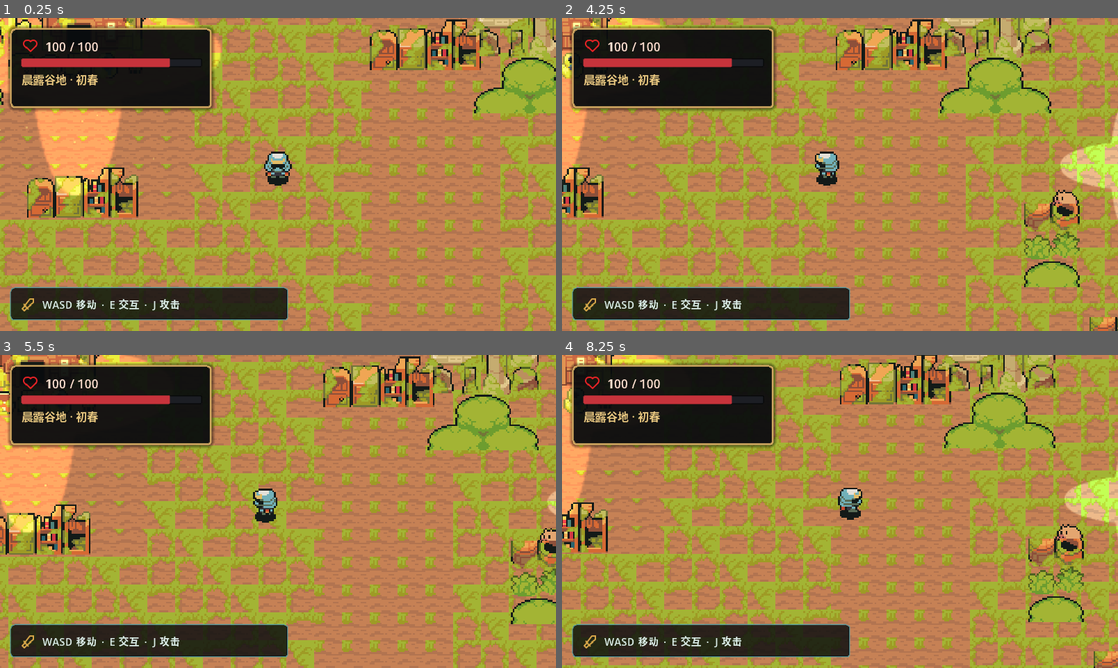
Above: before the commit, frames 1-4 (two rows, left to right).
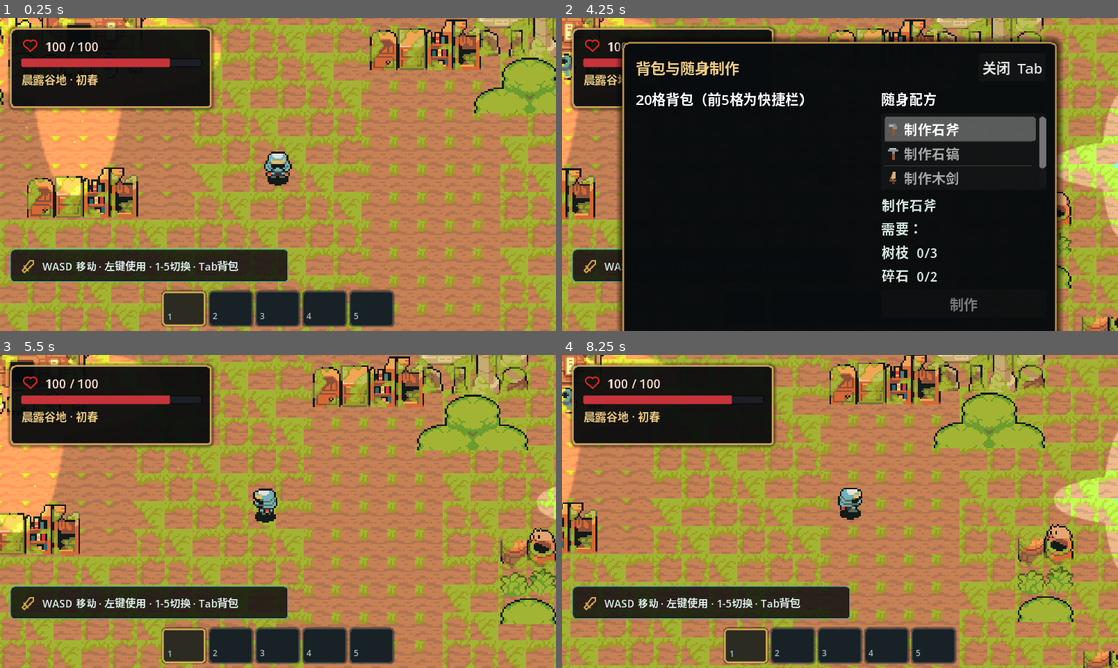
Above: after the commit, the same moments.

Repository: smple15981/mygames
Game: Godot game, scene res://scenes/bootstrap/main.tscn
Same seed, same stepped clock (60 frames per second), same inputs: the game is played once before the commit and once after it.
Inputs (mouse positions are in pixels of both pictures, inside the frame that each line leads up to):
- Up to frame 1 (0.25 s): no input
- Up to frame 2 (4.25 s): tap Enter at 0.5 s; move the mouse to (962, 158) at 0.52 s; press the mouse at (962, 158) at 0.53 s; hold D (move_right) 0.53-1.28 s; move the mouse to (728, 190) at 1.27 s; release the mouse at (728, 190) at 1.28 s; hold S (move_down) 1.28-2.03 s; click (728, 190) at 1.35 s; move the mouse to (895, 105) at 2.02 s; press the mouse at (895, 105) at 2.03 s; hold D (move_right) 2.03-2.78 s; move the mouse to (812, 237) at 2.77 s; release the mouse at (812, 237) at 2.78 s; hold W (move_up) 2.78-3.53 s; click (812, 237) at 2.85 s; move the mouse to (1006, 221) at 3.52 s; press the mouse at (1006, 221) at 3.53 s; hold A (move_left) from 3.53 s (still down); tap Backspace (inventory) at 4.15 s
- Up to frame 3 (5.5 s): release A (move_left) at 4.25 s; release the mouse at (444, 558) at 4.25 s; click (450, 405) at 4.25 s, where only the run after the commit has a clickable "关闭 Tab"; move the mouse to (111, 464) at 5.02 s; hold A (move_left) from 5.03 s (still down); click (111, 464) at 5.1 s
- Up to frame 4 (8.25 s): move the mouse to (867, 511) at 5.77 s; release A (move_left) at 5.78 s; press the mouse at (867, 511) at 5.78 s; hold S (move_down) 5.78-6.53 s; move the mouse to (756, 433) at 6.52 s; release the mouse at (756, 433) at 6.53 s; hold D (move_right) 6.53-7.28 s; click (756, 433) at 6.6 s; move the mouse to (962, 495) at 7.27 s; press the mouse at (962, 495) at 7.28 s; hold W (move_up) 7.28-8.03 s; move the mouse to (728, 527) at 8.02 s; release the mouse at (728, 527) at 8.03 s; hold D (move_right) from 8.03 s (still down); click (728, 527) at 8.1 s

The runs differ from the first frame. In frame 1, 12% of the frame differs, in the area x 1-71%, y 73-99%; in frame 2, 82%, in the area x 0-100%, y 0-100%; in frame 3, 45%; in frame 4, 47%.
Error after the commit: Invalid assignment of property or key 'icon_max_width' with value of type 'int' on a base object of type 'Button'. (res://scripts/ui/inventory_ui.gd:98)

Commit message:
feat: add quickbar inventory and portable crafting UI

Diff:
--- /dev/null
+++ b/scenes/ui/hotbar_ui.tscn
@@ -0,0 +1,23 @@
+[gd_scene load_steps=2 format=3]
+
+[ext_resource type="Script" path="res://scripts/ui/hotbar_ui.gd" id="1"]
+
+[node name="HotbarUI" type="Control"]
+layout_mode = 3
+anchors_preset = 0
+offset_left = 185.0
+offset_top = 314.0
+offset_right = 455.0
+offset_bottom = 354.0
+mouse_filter = 2
+script = ExtResource("1")
+
+[node name="Slots" type="HBoxContainer" parent="."]
+layout_mode = 1
+anchors_preset = 15
+anchor_right = 1.0
+anchor_bottom = 1.0
+grow_horizontal = 2
+grow_vertical = 2
+theme_override_constants/separation = 4
+alignment = 1
--- /dev/null
+++ b/scenes/ui/inventory_ui.tscn
@@ -0,0 +1,105 @@
+[gd_scene load_steps=3 format=3]
+
+[ext_resource type="Script" path="res://scripts/ui/inventory_ui.gd" id="1"]
+
+[sub_resource type="StyleBoxFlat" id="Panel_inventory"]
+bg_color = Color(0.035, 0.047, 0.055, 0.97)
+border_width_left = 2
+border_width_top = 2
+border_width_right = 2
+border_width_bottom = 2
+border_color = Color(0.75, 0.58, 0.3, 1)
+corner_radius_top_left = 6
+corner_radius_top_right = 6
+corner_radius_bottom_right = 6
+corner_radius_bottom_left = 6
+shadow_color = Color(0, 0, 0, 0.65)
+shadow_size = 8
+
+[node name="InventoryUI" type="PanelContainer"]
+process_mode = 3
+visible = false
+offset_left = 70.0
+offset_top = 28.0
+offset_right = 570.0
+offset_bottom = 332.0
+theme_override_styles/panel = SubResource("Panel_inventory")
+script = ExtResource("1")
+
+[node name="Margin" type="MarginContainer" parent="."]
+layout_mode = 2
+theme_override_constants/margin_left = 12
+theme_override_constants/margin_top = 10
+theme_override_constants/margin_right = 12
+theme_override_constants/margin_bottom = 10
+
+[node name="Column" type="VBoxContainer" parent="Margin"]
+layout_mode = 2
+theme_override_constants/separation = 8
+
+[node name="Header" type="HBoxContainer" parent="Margin/Column"]
+layout_mode = 2
+
+[node name="Title" type="Label" parent="Margin/Column/Header"]
+layout_mode = 2
+theme_override_colors/font_color = Color(0.94, 0.8, 0.51, 1)
+theme_override_font_sizes/font_size = 17
+text = "背包与随身制作"
+
+[node name="Spacer" type="Control" parent="Margin/Column/Header"]
+layout_mode = 2
+size_flags_horizontal = 3
+
+[node name="CloseButton" type="Button" parent="Margin/Column/Header"]
+layout_mode = 2
+text = "关闭  Tab"
+
+[node name="Main" type="HBoxContainer" parent="Margin/Column"]
+layout_mode = 2
+size_flags_vertical = 3
+theme_override_constants/separation = 14
+
+[node name="InventoryColumn" type="VBoxContainer" parent="Margin/Column/Main"]
+layout_mode = 2
+size_flags_horizontal = 3
+theme_override_constants/separation = 5
+
+[node name="Label" type="Label" parent="Margin/Column/Main/InventoryColumn"]
+layout_mode = 2
+text = "20格背包（前5格为快捷栏）"
+
+[node name="ItemGrid" type="GridContainer" parent="Margin/Column/Main/InventoryColumn"]
+layout_mode = 2
+size_flags_vertical = 3
+theme_override_constants/h_separation = 4
+theme_override_constants/v_separation = 4
+columns = 5
+
+[node name="RecipeColumn" type="VBoxContainer" parent="Margin/Column/Main"]
+custom_minimum_size = Vector2(190, 0)
+layout_mode = 2
+theme_override_constants/separation = 5
+
+[node name="Label" type="Label" parent="Margin/Column/Main/RecipeColumn"]
+layout_mode = 2
+text = "随身配方"
+
+[node name="RecipeList" type="ItemList" parent="Margin/Column/Main/RecipeColumn"]
+custom_minimum_size = Vector2(190, 88)
+layout_mode = 2
+select_mode = 0
+
+[node name="RecipeDetail" type="Label" parent="Margin/Column/Main/RecipeColumn"]
+custom_minimum_size = Vector2(190, 82)
+layout_mode = 2
+theme_override_colors/font_color = Color(0.84, 0.9, 0.87, 1)
+text = "选择一个配方"
+
+[node name="CraftButton" type="Button" parent="Margin/Column/Main/RecipeColumn"]
+layout_mode = 2
+text = "制作"
+
+[node name="Status" type="Label" parent="Margin/Column/Main/RecipeColumn"]
+layout_mode = 2
+theme_override_colors/font_color = Color(0.88, 0.74, 0.43, 1)
+text = ""
--- a/scenes/world/prototype_world.tscn
+++ b/scenes/world/prototype_world.tscn
@@ -7,6 +7,8 @@
 [ext_resource type="Texture2D" path="res://assets/third_party/kenney/starter-kit-3d-platformer/particle.png" id="5_particle"]
 [ext_resource type="Texture2D" path="res://assets/third_party/tabler/tabler-icons/heart.svg" id="6_heart"]
 [ext_resource type="Texture2D" path="res://assets/third_party/tabler/tabler-icons/sword.svg" id="7_sword"]
+[ext_resource type="PackedScene" path="res://scenes/ui/hotbar_ui.tscn" id="8_hotbar"]
+[ext_resource type="PackedScene" path="res://scenes/ui/inventory_ui.tscn" id="9_inventory"]
 
 [sub_resource type="StyleBoxFlat" id="Style_status"]
 bg_color = Color(0.035, 0.047, 0.055, 0.9)
@@ -152,9 +154,9 @@
 
 [node name="HintPanel" type="PanelContainer" parent="HUD"]
 offset_left = 12.0
-offset_top = 310.0
+offset_top = 266.0
 offset_right = 332.0
-offset_bottom = 348.0
+offset_bottom = 304.0
 theme_override_styles/panel = SubResource("Style_hint")
 
 [node name="Margin" type="MarginContainer" parent="HUD/HintPanel"]
@@ -176,5 +178,9 @@
 [node name="Controls" type="Label" parent="HUD/HintPanel/Margin/Row"]
 theme_override_colors/font_color = Color(0.86, 0.93, 0.91, 1)
 theme_override_font_sizes/font_size = 12
-text = "WASD 移动  ·  E 交互  ·  J 攻击"
+text = "WASD 移动 · 左键使用 · 1-5切换 · Tab背包"
 vertical_alignment = 1
+
+[node name="HotbarUI" parent="HUD" instance=ExtResource("8_hotbar")]
+
+[node name="InventoryUI" parent="HUD" instance=ExtResource("9_inventory")]
--- /dev/null
+++ b/scripts/ui/hotbar_ui.gd
@@ -0,0 +1,143 @@
+class_name HotbarUI
+extends Control
+
+const SLOT_COUNT := 5
+
+@onready var slots_container: HBoxContainer = $Slots
+
+var inventory: InventoryModel
+
+
+func _ready() -> void:
+    mouse_filter = Control.MOUSE_FILTER_IGNORE
+    _ensure_slots()
+    _refresh()
+
+
+func bind(model: InventoryModel) -> void:
+    if inventory != null:
+        var changed_callable := Callable(self, "_refresh")
+        var selected_callable := Callable(self, "_on_selected_changed")
+        if inventory.changed.is_connected(changed_callable):
+            inventory.changed.disconnect(changed_callable)
+        if inventory.selected_changed.is_connected(selected_callable):
+            inventory.selected_changed.disconnect(selected_callable)
+
+    inventory = model
+    if inventory != null:
+        inventory.changed.connect(_refresh)
+        inventory.selected_changed.connect(_on_selected_changed)
+    _refresh()
+
+
+func _ensure_slots() -> void:
+    if slots_container.get_child_count() == SLOT_COUNT:
+        return
+    for child in slots_container.get_children():
+        child.queue_free()
+    for index in SLOT_COUNT:
+        slots_container.add_child(_create_slot(index))
+
+
+func _create_slot(index: int) -> PanelContainer:
+    var panel := PanelContainer.new()
+    panel.name = "Slot%d" % index
+    panel.custom_minimum_size = Vector2(50, 38)
+    panel.mouse_filter = Control.MOUSE_FILTER_IGNORE
+
+    var content := Control.new()
+    content.name = "Content"
+    content.custom_minimum_size = Vector2(46, 34)
+    panel.add_child(content)
+
+    var icon := TextureRect.new()
+    icon.name = "Icon"
+    icon.offset_left = 10.0
+    icon.offset_top = 2.0
+    icon.offset_right = 36.0
+    icon.offset_bottom = 28.0
+    icon.expand_mode = TextureRect.EXPAND_IGNORE_SIZE
+    icon.stretch_mode = TextureRect.STRETCH_KEEP_ASPECT_CENTERED
+    icon.mouse_filter = Control.MOUSE_FILTER_IGNORE
+    content.add_child(icon)
+
+    var quantity := Label.new()
+    quantity.name = "Quantity"
+    quantity.offset_left = 27.0
+    quantity.offset_top = 19.0
+    quantity.offset_right = 45.0
+    quantity.offset_bottom = 34.0
+    quantity.horizontal_alignment = HORIZONTAL_ALIGNMENT_RIGHT
+    quantity.add_theme_font_size_override("font_size", 11)
+    quantity.add_theme_color_override("font_color", Color("#fff2c4"))
+    quantity.add_theme_color_override("font_shadow_color", Color(0, 0, 0, 0.9))
+    quantity.add_theme_constant_override("shadow_offset_x", 1)
+    quantity.add_theme_constant_override("shadow_offset_y", 1)
+    quantity.mouse_filter = Control.MOUSE_FILTER_IGNORE
+    content.add_child(quantity)
+
+    var key_label := Label.new()
+    key_label.name = "Key"
+    key_label.text = str(index + 1)
+    key_label.offset_left = 3.0
+    key_label.offset_top = 20.0
+    key_label.offset_right = 15.0
+    key_label.offset_bottom = 34.0
+    key_label.add_theme_font_size_override("font_size", 10)
+    key_label.add_theme_color_override("font_color", Color("#a9bbc0"))
+    key_label.mouse_filter = Control.MOUSE_FILTER_IGNORE
+    content.add_child(key_label)
+    return panel
+
+
+func _on_selected_changed(_index: int) -> void:
+    _refresh()
+
+
+func _refresh() -> void:
+    if not is_node_ready():
+        return
+    _ensure_slots()
+    for index in SLOT_COUNT:
+        var panel := slots_container.get_child(index) as PanelContainer
+        var icon := panel.get_node("Content/Icon") as TextureRect
+        var quantity := panel.get_node("Content/Quantity") as Label
+        panel.add_theme_stylebox_override(
+            "panel",
+            _slot_style(inventory != null and inventory.selected_index == index)
+        )
+
+        if inventory == null:
+            icon.texture = null
+            quantity.text = ""
+            panel.tooltip_text = ""
+            continue
+
+        var slot := inventory.slots[index]
+        if slot.is_empty():
+            icon.texture = null
+            quantity.text = ""
+            panel.tooltip_text = "空"
+            continue
+
+        var definition := ItemCatalog.get_item(slot.item_id)
+        icon.texture = definition.icon if definition != null else null
+        quantity.text = str(slot.quantity) if slot.quantity > 1 else ""
+        panel.tooltip_text = definition.display_name if definition != null else String(slot.item_id)
+
+
+func _slot_style(selected: bool) -> StyleBoxFlat:
+    var style := StyleBoxFlat.new()
+    style.bg_color = Color("#172126") if not selected else Color("#2c2b22")
+    style.border_color = Color("#405158") if not selected else Color("#d8ae55")
+    style.border_width_left = 1 if not selected else 2
+    style.border_width_top = 1 if not selected else 2
+    style.border_width_right = 1 if not selected else 2
+    style.border_width_bottom = 1 if not selected else 2
+    style.corner_radius_top_left = 4
+    style.corner_radius_top_right = 4
+    style.corner_radius_bottom_left = 4
+    style.corner_radius_bottom_right = 4
+    style.shadow_color = Color(0, 0, 0, 0.45)
+    style.shadow_size = 2
+    return style
--- /dev/null
+++ b/scripts/ui/inventory_ui.gd
@@ -0,0 +1,209 @@
+class_name InventoryUI
+extends PanelContainer
+
+signal opened_changed(opened: bool)
+
+const PORTABLE_RECIPE_PATHS := [
+    "res://data/recipes/stone_axe.tres",
+    "res://data/recipes/stone_pickaxe.tres",
+    "res://data/recipes/wooden_sword.tres",
+    "res://data/recipes/torch.tres",
+]
+
+@onready var item_grid: GridContainer = $Margin/Column/Main/InventoryColumn/ItemGrid
+@onready var recipe_list: ItemList = $Margin/Column/Main/RecipeColumn/RecipeList
+@onready var recipe_detail: Label = $Margin/Column/Main/RecipeColumn/RecipeDetail
+@onready var craft_button: Button = $Margin/Column/Main/RecipeColumn/CraftButton
+@onready var status_label: Label = $Margin/Column/Main/RecipeColumn/Status
+@onready var close_button: Button = $Margin/Column/Header/CloseButton
+
+var inventory: InventoryModel
+var recipes: Array[RecipeDefinition] = []
+var selected_recipe: RecipeDefinition
+
+
+func _ready() -> void:
+    process_mode = Node.PROCESS_MODE_ALWAYS
+    visible = false
+    _build_inventory_grid()
+    _load_recipes()
+    close_button.pressed.connect(close)
+    craft_button.pressed.connect(_on_craft_pressed)
+    recipe_list.item_selected.connect(_on_recipe_selected)
+
+
+func bind(model: InventoryModel) -> void:
+    if inventory != null:
+        var refresh_callable := Callable(self, "_refresh_inventory")
+        var selected_callable := Callable(self, "_on_selected_slot_changed")
+        if inventory.changed.is_connected(refresh_callable):
+            inventory.changed.disconnect(refresh_callable)
+        if inventory.selected_changed.is_connected(selected_callable):
+            inventory.selected_changed.disconnect(selected_callable)
+
+    inventory = model
+    if inventory != null:
+        inventory.changed.connect(_refresh_inventory)
+        inventory.selected_changed.connect(_on_selected_slot_changed)
+    _refresh_inventory()
+    _refresh_recipe_detail()
+
+
+func _unhandled_input(event: InputEvent) -> void:
+    if not event.is_action_pressed("inventory"):
+        return
+    if visible:
+        close()
+    else:
+        open()
+    get_viewport().set_input_as_handled()
+
+
+func open() -> void:
+    if inventory == null or visible:
+        return
+    process_mode = Node.PROCESS_MODE_WHEN_PAUSED
+    visible = true
+    status_label.text = ""
+    _refresh_inventory()
+    _refresh_recipe_detail()
+    get_tree().paused = true
+    opened_changed.emit(true)
+
+
+func close() -> void:
+    if not visible:
+        return
+    get_tree().paused = false
+    visible = false
+    process_mode = Node.PROCESS_MODE_ALWAYS
+    opened_changed.emit(false)
+
+
+func _exit_tree() -> void:
+    if visible and get_tree() != null:
+        get_tree().paused = false
+
+
+func _build_inventory_grid() -> void:
+    if item_grid.get_child_count() == InventoryModel.CAPACITY:
+        return
+    for child in item_grid.get_children():
+        child.queue_free()
+    for index in InventoryModel.CAPACITY:
+        var button := Button.new()
+        button.name = "Slot%d" % index
+        button.custom_minimum_size = Vector2(50, 43)
+        button.focus_mode = Control.FOCUS_NONE
+        button.icon_max_width = 24
+        button.expand_icon = true
+        button.mouse_filter = Control.MOUSE_FILTER_IGNORE
+        button.add_theme_font_size_override("font_size", 10)
+        item_grid.add_child(button)
+
+
+func _load_recipes() -> void:
+    recipes.clear()
+    recipe_list.clear()
+    for path in PORTABLE_RECIPE_PATHS:
+        var recipe := load(path) as RecipeDefinition
+        if recipe == null:
+            push_error("Unable to load recipe: %s" % path)
+            continue
+        recipes.append(recipe)
+        var definition := ItemCatalog.get_item(recipe.output_item_id)
+        recipe_list.add_item(
+            recipe.display_name,
+            definition.icon if definition != null else null
+        )
+    if not recipes.is_empty():
+        recipe_list.select(0)
+        _on_recipe_selected(0)
+
+
+func _on_selected_slot_changed(_index: int) -> void:
+    _refresh_inventory()
+
+
+func _refresh_inventory() -> void:
+    if not is_node_ready():
+        return
+    _build_inventory_grid()
+    for index in InventoryModel.CAPACITY:
+        var button := item_grid.get_child(index) as Button
+        if inventory == null:
+            button.icon = null
+            button.text = ""
+            button.tooltip_text = ""
+            continue
+
+        var slot := inventory.slots[index]
+        button.modulate = (
+            Color("#ffe5a3")
+            if index == inventory.selected_index
+            else Color.WHITE
+        )
+        if slot.is_empty():
+            button.icon = null
+            button.text = str(index + 1) if index < InventoryModel.QUICKBAR_SIZE else ""
+            button.tooltip_text = "空"
+            continue
+
+        var definition := ItemCatalog.get_item(slot.item_id)
+        button.icon = definition.icon if definition != null else null
+        button.text = str(slot.quantity) if slot.quantity > 1 else ""
+        button.tooltip_text = definition.display_name if definition != null else String(slot.item_id)
+    _refresh_recipe_detail()
+
+
+func _on_recipe_selected(index: int) -> void:
+    if index < 0 or index >= recipes.size():
+        selected_recipe = null
+    else:
+        selected_recipe = recipes[index]
+    status_label.text = ""
+    _refresh_recipe_detail()
+
+
+func _refresh_recipe_detail() -> void:
+    if not is_node_ready():
+        return
+    if selected_recipe == null:
+        recipe_detail.text = "选择一个配方"
+        craft_button.disabled = true
+        return
+
+    var lines := PackedStringArray([selected_recipe.display_name, "需要："])
+    var can_craft := inventory != null
+    for raw_item_id in selected_recipe.ingredients:
+        var item_id := StringName(str(raw_item_id))
+        var required := int(selected_recipe.ingredients[raw_item_id])
+        var owned := inventory.count_item(item_id) if inventory != null else 0
+        var definition := ItemCatalog.get_item(item_id)
+        var display_name := definition.display_name if definition != null else String(item_id)
+        lines.append("%s  %d/%d" % [display_name, owned, required])
+        if owned < required:
+            can_craft = false
+    recipe_detail.text = "\n".join(lines)
+    craft_button.disabled = not can_craft
+
+
+func _on_craft_pressed() -> void:
+    if inventory == null or selected_recipe == null:
+        return
+    var result := CraftingService.craft(selected_recipe, inventory)
+    if result.ok:
+        status_label.text = (
+            "成品等待领取"
+            if result.output_pending
+            else "制作完成"
+        )
+    else:
+        match result.reason:
+            &"missing_materials":
+                status_label.text = "材料不足"
+            &"inventory_full":
+                status_label.text = "背包已满"
+            _:
+                status_label.text = "无法制作"
+    _refresh_inventory()
--- a/scripts/world/prototype_world.gd
+++ b/scripts/world/prototype_world.gd
@@ -18,6 +18,8 @@
 
 @onready var ground: TileMapLayer = $Ground
 @onready var entities: Node2D = $Entities
+@onready var hotbar_ui: HotbarUI = $HUD/HotbarUI
+@onready var inventory_ui: InventoryUI = $HUD/InventoryUI
 
 var _using_open_floor := false
 var _open_floor_coordinates: Dictionary = {}
@@ -28,6 +30,13 @@
     _paint_map()
     _build_props()
     _build_world_collisions()
+    _bind_player_ui()
+
+
+func _bind_player_ui() -> void:
+    var player_inventory: InventoryModel = $Entities/Player/Inventory
+    hotbar_ui.bind(player_inventory)
+    inventory_ui.bind(player_inventory)
 
 
 func _configure_runtime_tileset() -> void:
Not shown: 1 places in scenes/world/prototype_world.tscn that only renumber resources
